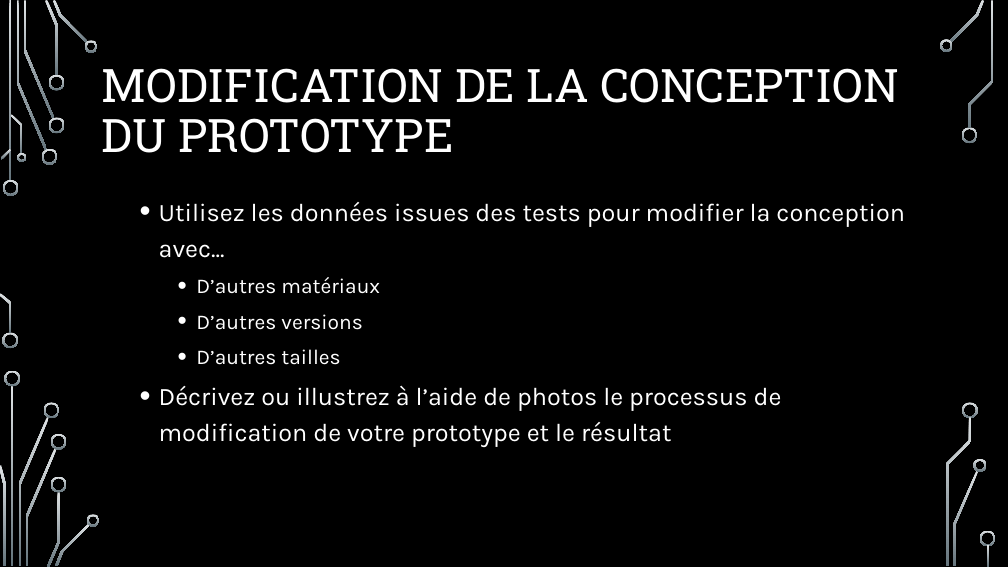
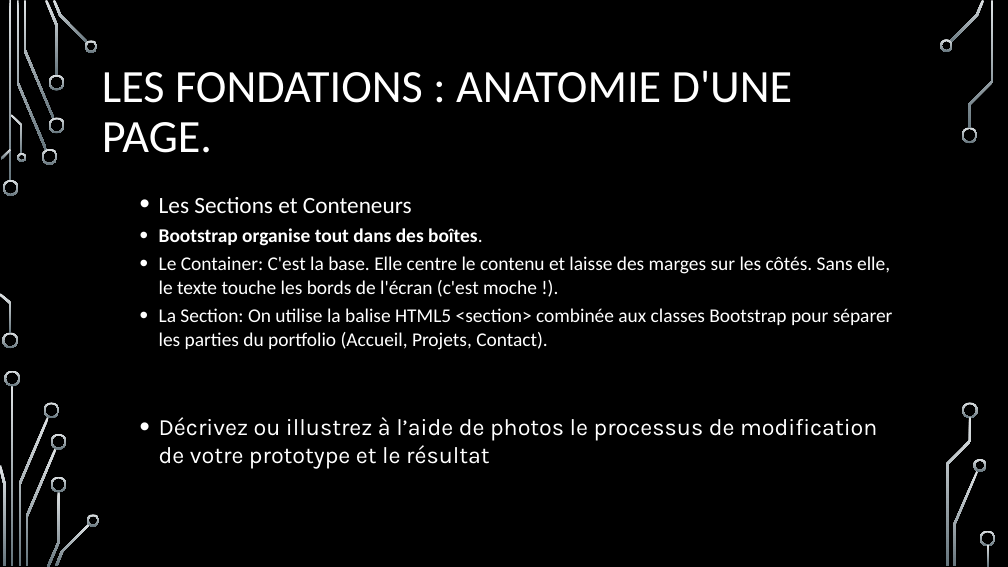
Before and after one commit to Reddy-Nzoloko/forumGaciApprendreBoostrap, a slide deck: slide 6 of GACI FORUM SUR L’APPRENTISSAGE DU frame work boostrap.pptx (slide 7 before the commit). Drawn at 1008x567 pixels with LibreOffice and Linux fonts; fonts in the diff are those of the drawing; background and template pictures are left out. Boxes give left, top, right and bottom in pixels: in the first picture for what was removed or moved away, otherwise in the second. Text is boxed around its words. In the diff, an @@ line names an element or a change of style, - is before the commit and + after.

```diff
--- a/GACI FORUM SUR L’APPRENTISSAGE DU frame work boostrap.pptx
+++ b/GACI FORUM SUR L’APPRENTISSAGE DU frame work boostrap.pptx
@@ title at bbox=[102, 70, 793, 153]: text changed; font Roboto Slab to Calibri @@
-MODIFICATION DE LA CONCEPTION DU PROTOTYPE
+LES FONDATIONS : ANATOMIE D'UNE PAGE.
@@ text at bbox=[159, 197, 893, 350]: text changed; size 24 to 18.5 pt; font Karla to Calibri @@
-  • Utilisez les données issues des tests pour modifier la conception avec...
-    • D’autres matériaux
-    • D’autres versions
-    • D’autres tailles
+  • Les Sections et Conteneurs
+  • Bootstrap organise tout dans des boîtes.
+  • Le Container: C'est la base. Elle centre le contenu et laisse des marges sur les côtés. Sans elle, le texte touche les bords de l'écran (c'est moche !).
+  • La Section: On utilise la balise HTML5 <section> combinée aux classes Bootstrap pour séparer les parties du portfolio (Accueil, Projets, Contact).
@@ text at bbox=[159, 417, 877, 469]: size 24 to 22.2 pt in "Décrivez ou illustrez à l’aide de photos ..."; line spacing 1.2 to 1 @@
```
Also in this commit, not shown: 2 other slides changed, 1 slide added, 2 slides removed.
